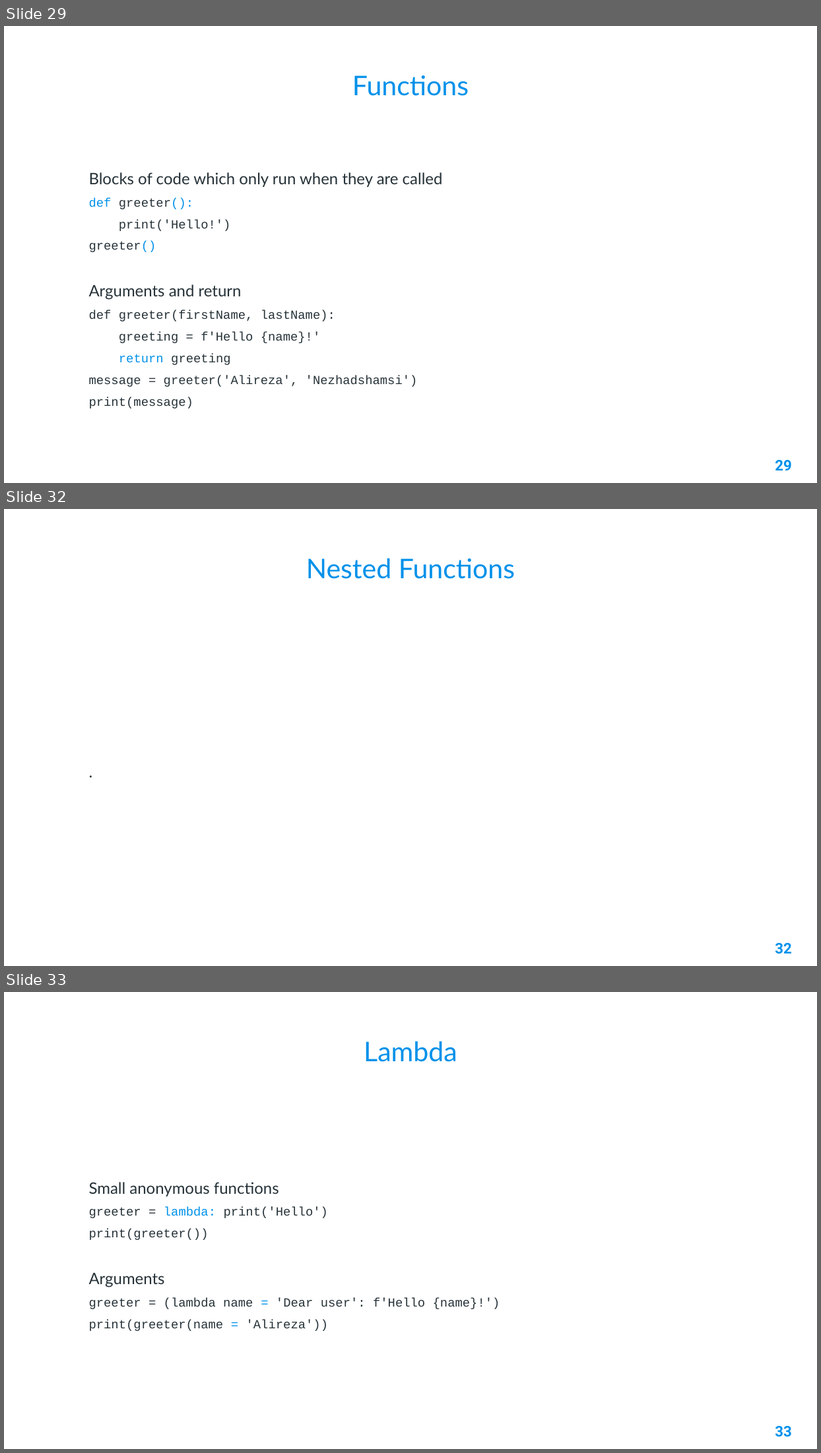
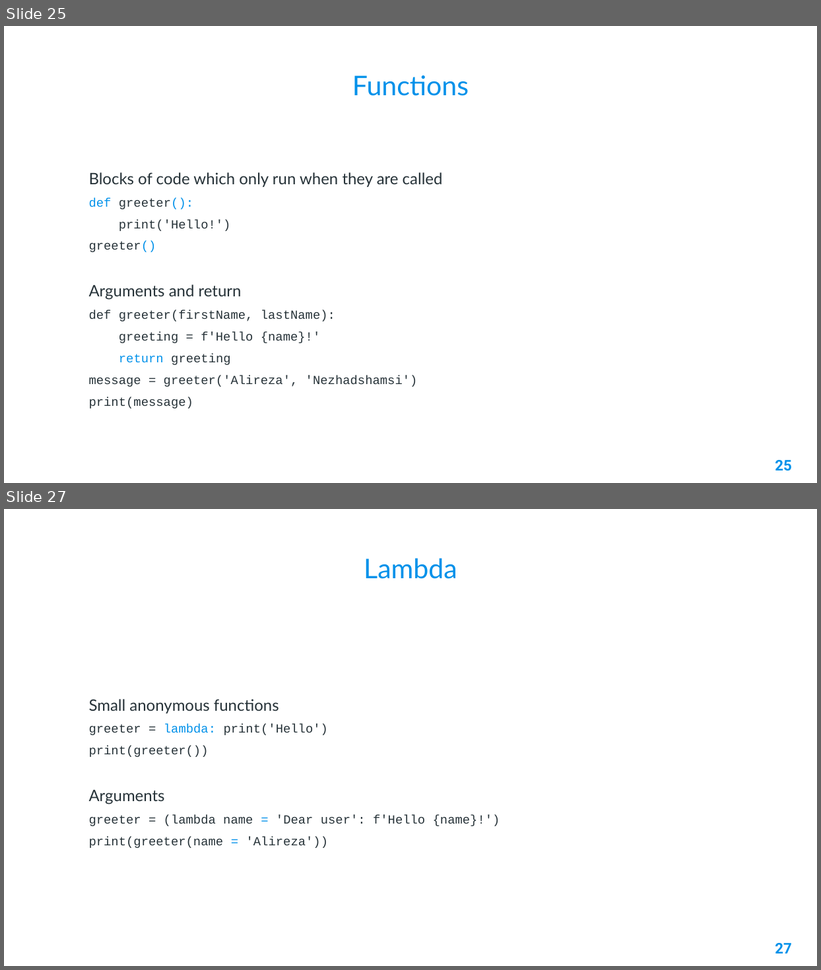
Before and after one commit to AleeRezaa/learn-python, a slide deck: 1 Python Basics.pptx. Shown one above the other, each under a label of ours: slides 29, 32 and 33 before the commit, slides 25 and 27 after it; the slides between them are not shown. The pictures are 821x1453 and 821x970 pixels, drawn with LibreOffice and Linux fonts; fonts in the diff are those of the drawing; background and template pictures are left out. Boxes give left, top, right and bottom in pixels: in the first picture for what was removed or moved away, otherwise in the second. Text is boxed around its words. In the diff, an @@ line names an element or a change of style, - is before the commit and + after.

```diff
--- a/1 Python Basics.pptx
+++ b/1 Python Basics.pptx
@@ slide 32 removed at [4, 509, 817, 966], background picture (left out) @@
@@ title removed at [306, 558, 515, 579] @@
-Nested Functions
@@ text removed at [74, 611, 747, 933] @@
-.
@@ page number removed at [775, 943, 791, 955] @@
-32
@@ what was slide 29 is now slide 25 @@
@@ page number at [775, 460, 791, 472]: text changed @@
-29
+25
@@ what was slide 33 is now slide 27 @@
@@ page number at [775, 943, 791, 954]: text changed @@
-33
+27
```
Also in this commit, not shown: 6 slides changed, 1 other file.
